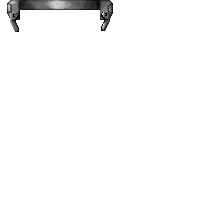
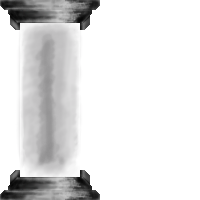
Before/after of a 200 × 200 layered artwork. What changed in the layer stack:
showed "Clipboard" over [0, 0, 100, 30]
showed "Layer 27 copy #1" over [0, 170, 100, 200]
hid "gripperTips" over [10, 11, 110, 32]
hid "gripper" over [7, 0, 113, 20]
showed "Layer" over [19, 11, 81, 183]
showed "narrowinsides" over [15, 14, 84, 190]
